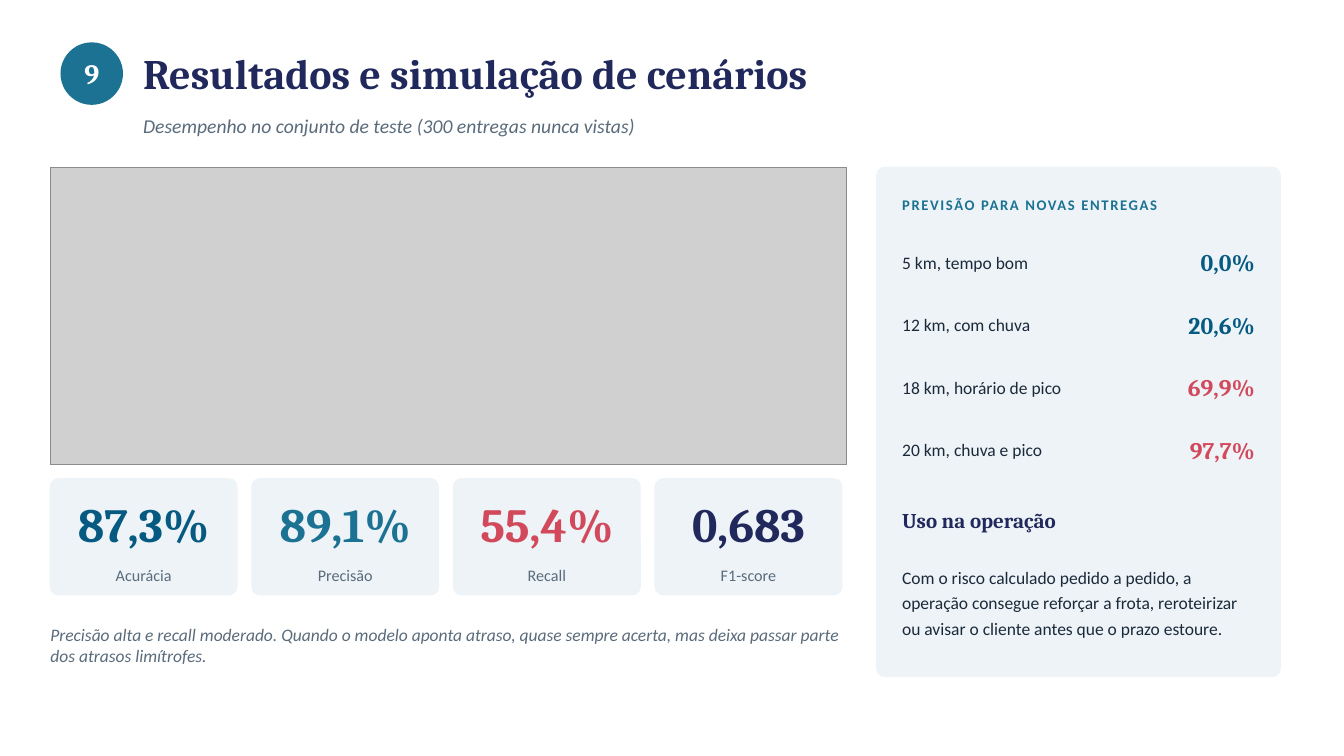
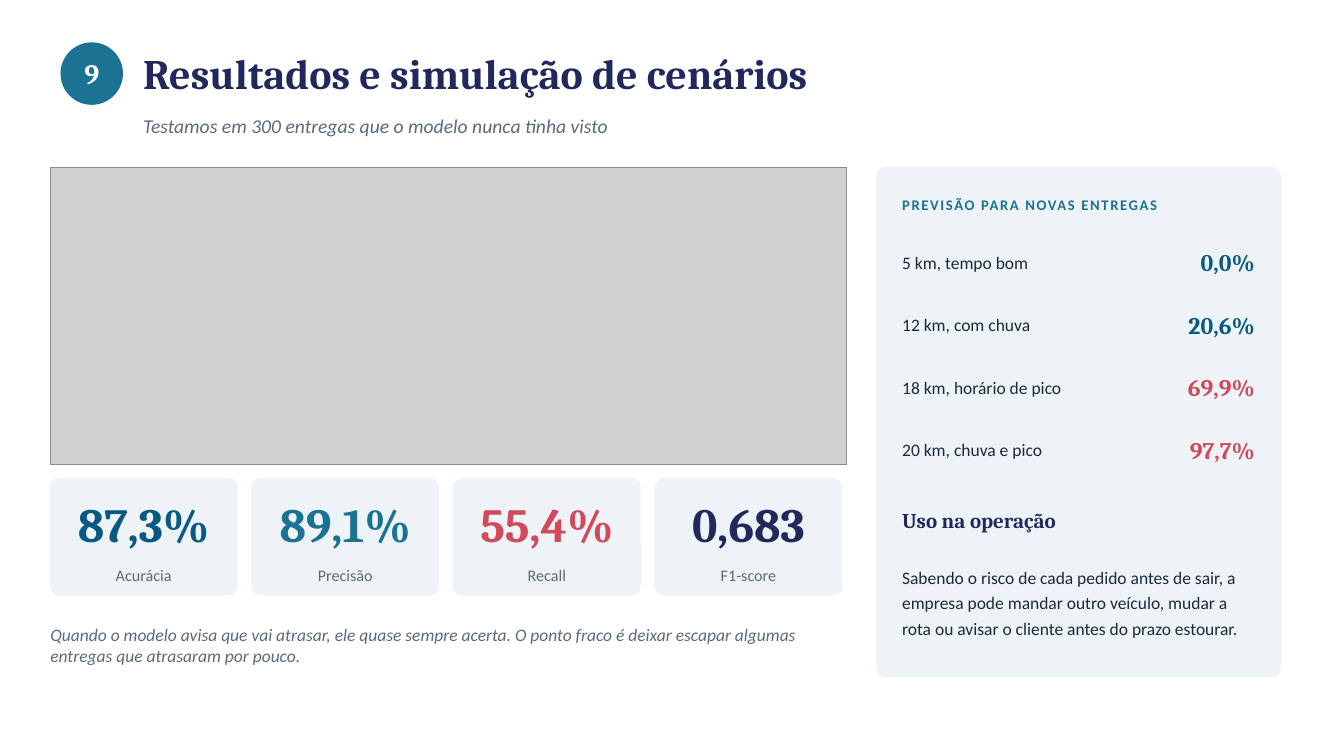
Before and after one commit to susuelen153-design/Projeto-Python, a slide deck: slide 10 of checkpoint4/apresentacao_cp4.pptx. Drawn at 1344x756 pixels with LibreOffice and Linux fonts; fonts in the diff are those of the drawing; grey boxes stand for pictures. Boxes give left, top, right and bottom in pixels: in the first picture for what was removed or moved away, otherwise in the second. Text is boxed around its words. In the diff, an @@ line names an element or a change of style, - is before the commit and + after.

```diff
--- a/checkpoint4/apresentacao_cp4.pptx
+++ b/checkpoint4/apresentacao_cp4.pptx
@@ text at bbox=[143, 119, 608, 137]: text changed @@
-Desempenho no conjunto de teste (300 entregas nunca vistas)
+Testamos em 300 entregas que o modelo nunca tinha visto
@@ text at bbox=[902, 572, 1237, 638]: text changed @@
-Com o risco calculado pedido a pedido, a operação consegue reforçar a frota, reroteirizar ou avisar o cliente antes que o prazo estoure.
+Sabendo o risco de cada pedido antes de sair, a empresa pode mandar outro veículo, mudar a rota ou avisar o cliente antes do prazo estourar.
@@ text at bbox=[50, 629, 796, 665]: text changed @@
-Precisão alta e recall moderado. Quando o modelo aponta atraso, quase sempre acerta, mas deixa passar parte dos atrasos limítrofes.
+Quando o modelo avisa que vai atrasar, ele quase sempre acerta. O ponto fraco é deixar escapar algumas entregas que atrasaram por pouco.
```
Also in this commit, not shown: 10 other slides changed, 4 other files.
